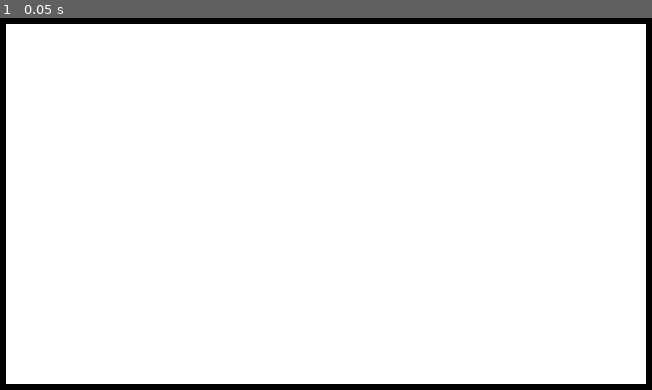
Above: before the commit, frame 1.
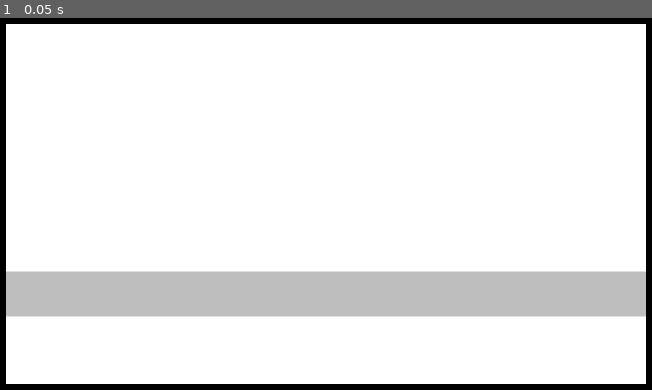
Above: after the commit, the same moment.

Repository: Rundll86/fallingballs
Game: Godot game, scene res://components/Scenes/Playgrounds/GravityBox.tscn
Two runs of this game, one before a commit and one after it. Both use one fixed random seed, a clock stepped at 60 frames per second and the inputs below.
Inputs:
- Up to frame 1 (0.05 s): no input

The runs differ from the first frame. In frame 1, 12% of the frame differs, in the area x 0-100%, y 68-81%.

Commit message:
feat: 添加基础形状工具和游戏场景组件
添加ShapeUtil工具类用于生成矩形顶点
实现WallBase和Winner基础组件及其场景
更新PlaygroundBase场景结构并添加NormalWall实例

Diff:
--- a/components/Abstracts/PlaygroundBase.tscn
+++ b/components/Abstracts/PlaygroundBase.tscn
@@ -3,9 +3,13 @@
 [ext_resource type="Script" path="res://scripts/Statemachines/PlaygroundBase.gd" id="1_hao73"]
 [ext_resource type="Script" path="res://scripts/Statemachines/AnchoredPolygon.gd" id="2_qo7p3"]
 
-[node name="PlaygroundBase" type="StaticBody2D"]
+[node name="Playground" type="StaticBody2D"]
 script = ExtResource("1_hao73")
 borderPolygon = Array[Vector2]([Vector2(0, 0), Vector2(1, 0), Vector2(1, 1), Vector2(0, 1), Vector2(0, 0), Vector2(0.1, 0.1), Vector2(0.1, 0.9), Vector2(0.9, 0.9), Vector2(0.9, 0.1), Vector2(0.1, 0.1)])
+
+[node name="hitbox" type="CollisionPolygon2D" parent="."]
+unique_name_in_owner = true
+polygon = PackedVector2Array(0, 0, 1317, 0, 1317, 630, 0, 630, 0, 0, 131.7, 63, 131.7, 567, 1185.3, 567, 1185.3, 63, 131.7, 63)
 
 [node name="background" type="Polygon2D" parent="."]
 unique_name_in_owner = true
@@ -19,7 +23,3 @@
 polygon = PackedVector2Array(0, 0, 1317, 0, 1317, 630, 0, 630, 0, 0, 131.7, 63, 131.7, 567, 1185.3, 567, 1185.3, 63, 131.7, 63)
 script = ExtResource("2_qo7p3")
 anchor = Array[Vector2]([Vector2(0, 0), Vector2(1, 0), Vector2(1, 1), Vector2(0, 1), Vector2(0, 0), Vector2(0.1, 0.1), Vector2(0.1, 0.9), Vector2(0.9, 0.9), Vector2(0.9, 0.1), Vector2(0.1, 0.1)])
-
-[node name="hitbox" type="CollisionPolygon2D" parent="."]
-unique_name_in_owner = true
-polygon = PackedVector2Array(0, 0, 1317, 0, 1317, 630, 0, 630, 0, 0, 131.7, 63, 131.7, 567, 1185.3, 567, 1185.3, 63, 131.7, 63)
--- /dev/null
+++ b/components/Abstracts/WallBase.tscn
@@ -0,0 +1,22 @@
+[gd_scene load_steps=4 format=3 uid="uid://v78fptwx00pw"]
+
+[ext_resource type="Script" path="res://scripts/Statemachines/WallBase.gd" id="1_37h8t"]
+[ext_resource type="Script" path="res://scripts/Statemachines/AnchoredPolygon.gd" id="1_nmngc"]
+
+[sub_resource type="RectangleShape2D" id="RectangleShape2D_7288w"]
+size = Vector2(1317, 630)
+
+[node name="Wall" type="StaticBody2D"]
+script = ExtResource("1_37h8t")
+
+[node name="hitbox" type="CollisionShape2D" parent="."]
+unique_name_in_owner = true
+shape = SubResource("RectangleShape2D_7288w")
+
+[node name="texture" type="Polygon2D" parent="."]
+unique_name_in_owner = true
+position = Vector2(-658.5, -315)
+color = Color(0.745098, 0.745098, 0.745098, 1)
+polygon = PackedVector2Array(0, 0, 1317, 0, 1317, 630, 0, 630)
+script = ExtResource("1_nmngc")
+anchor = Array[Vector2]([Vector2(0, 0), Vector2(1, 0), Vector2(1, 1), Vector2(0, 1)])
--- a/components/Scenes/Playgrounds/GravityBox.tscn
+++ b/components/Scenes/Playgrounds/GravityBox.tscn
@@ -1,5 +1,16 @@
-[gd_scene load_steps=2 format=3 uid="uid://d0jigswwk1dgh"]
+[gd_scene load_steps=3 format=3 uid="uid://d0jigswwk1dgh"]
 
 [ext_resource type="PackedScene" uid="uid://cv3xpp77cnm4a" path="res://components/Abstracts/PlaygroundBase.tscn" id="1_d8vvi"]
+[ext_resource type="PackedScene" uid="uid://cjtdlyxb7cjr7" path="res://components/Scenes/Walls/NormalWall.tscn" id="2_bgl6g"]
 
-[node name="PlaygroundBase" instance=ExtResource("1_d8vvi")]
+[node name="Playground" instance=ExtResource("1_d8vvi")]
+
+[node name="hitbox" parent="." index="0"]
+polygon = PackedVector2Array(0, 0, 1317, 0, 1317, 630, 0, 630, 0, 0, 131.7, 63, 131.7, 567, 1185.3, 567, 1185.3, 63, 131.7, 63)
+
+[node name="texture" parent="." index="2"]
+polygon = PackedVector2Array(0, 0, 1317, 0, 1317, 630, 0, 630, 0, 0, 131.7, 63, 131.7, 567, 1185.3, 567, 1185.3, 63, 131.7, 63)
+
+[node name="Wall" parent="." index="3" instance=ExtResource("2_bgl6g")]
+position = Vector2(658.5, 441)
+anchor = Vector2(0.5, 0.7)
--- /dev/null
+++ b/components/Scenes/Walls/NormalWall.tscn
@@ -0,0 +1,12 @@
+[gd_scene load_steps=2 format=3 uid="uid://cjtdlyxb7cjr7"]
+
+[ext_resource type="PackedScene" uid="uid://v78fptwx00pw" path="res://components/Abstracts/WallBase.tscn" id="1_ouaaf"]
+
+[node name="Wall" instance=ExtResource("1_ouaaf")]
+size = Vector2(0.8, 0.1)
+
+[node name="texture" parent="." index="1"]
+position = Vector2(-526.8, -31.5)
+color = Color(0.745098, 0.745098, 0.745098, 1)
+polygon = PackedVector2Array(0, 0, 1053.6, 0, 1053.6, 63, 0, 63)
+anchor = Array[Vector2]([Vector2(0, 0), Vector2(0.8, 0), Vector2(0.8, 0.1), Vector2(0, 0.1)])
--- /dev/null
+++ b/components/Scenes/Winner.tscn
@@ -0,0 +1,22 @@
+[gd_scene load_steps=4 format=3 uid="uid://d2bpb4pibvfld"]
+
+[ext_resource type="Script" path="res://scripts/Statemachines/Winner.gd" id="1_psfcv"]
+[ext_resource type="Script" path="res://scripts/Statemachines/AnchoredPolygon.gd" id="2_r7sve"]
+
+[sub_resource type="RectangleShape2D" id="RectangleShape2D_d6tao"]
+size = Vector2(770.445, 359.1)
+
+[node name="Winner" type="Area2D"]
+script = ExtResource("1_psfcv")
+size = Vector2(0.585, 0.57)
+
+[node name="hitbox" type="CollisionShape2D" parent="."]
+unique_name_in_owner = true
+shape = SubResource("RectangleShape2D_d6tao")
+
+[node name="texture" type="Polygon2D" parent="."]
+unique_name_in_owner = true
+position = Vector2(-385.222, -179.55)
+polygon = PackedVector2Array(0, 0, 770.445, 0, 770.445, 359.1, 0, 359.1)
+script = ExtResource("2_r7sve")
+anchor = Array[Vector2]([Vector2(0, 0), Vector2(0.585, 0), Vector2(0.585, 0.57), Vector2(0, 0.57)])
--- /dev/null
+++ b/scripts/Statemachines/WallBase.gd
@@ -0,0 +1,19 @@
+@tool
+extends StaticBody2D
+class_name WallBase
+
+@export var size: Vector2 = Vector2.ONE
+@export var color: Color = Color.GRAY
+@export var anchor: Vector2 = Vector2.ZERO
+
+@onready var hitbox: CollisionShape2D = $"%hitbox"
+@onready var texture: AnchoredPolygon = $"%texture"
+
+func _ready():
+	hitbox.shape = hitbox.shape.duplicate()
+func _process(_delta):
+	position = get_viewport_rect().size * anchor
+	texture.anchor = ShapeUtil.rect(size)
+	texture.position = get_viewport_rect().size * size / -2
+	texture.color = color
+	hitbox.shape.size = get_viewport_rect().size * size
--- /dev/null
+++ b/scripts/Statemachines/Winner.gd
@@ -0,0 +1,17 @@
+@tool
+extends Area2D
+class_name Winner
+
+@export var size: Vector2 = Vector2.ONE
+@export var anchor: Vector2 = Vector2.ZERO
+
+@onready var hitbox: CollisionShape2D = $"%hitbox"
+@onready var texture: AnchoredPolygon = $"%texture"
+
+func _ready():
+	hitbox.shape = hitbox.shape.duplicate()
+func _process(_delta):
+	texture.anchor = ShapeUtil.rect(size)
+	texture.position = get_viewport_rect().size * size / -2
+	hitbox.shape.size = get_viewport_rect().size * size
+	position = get_viewport_rect().size * anchor
--- /dev/null
+++ b/scripts/Tools/ShapeUtil.gd
@@ -0,0 +1,9 @@
+class_name ShapeUtil
+
+static func rect(size: Vector2 = Vector2.ONE * 100) -> Array[Vector2]:
+	return [
+		Vector2(0, 0),
+		Vector2(size.x, 0),
+		Vector2(size.x, size.y),
+		Vector2(0, size.y),
+	]
